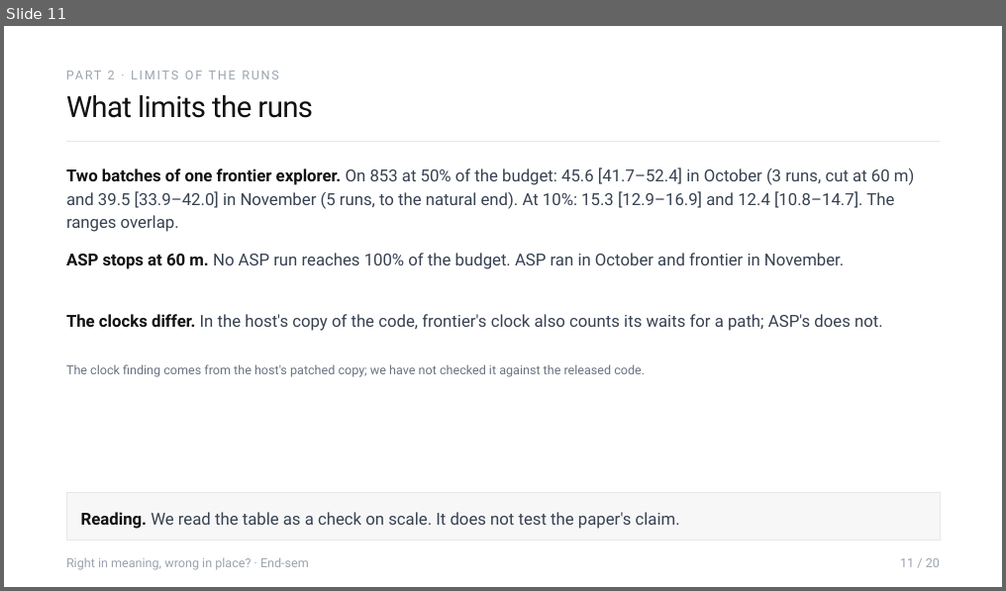
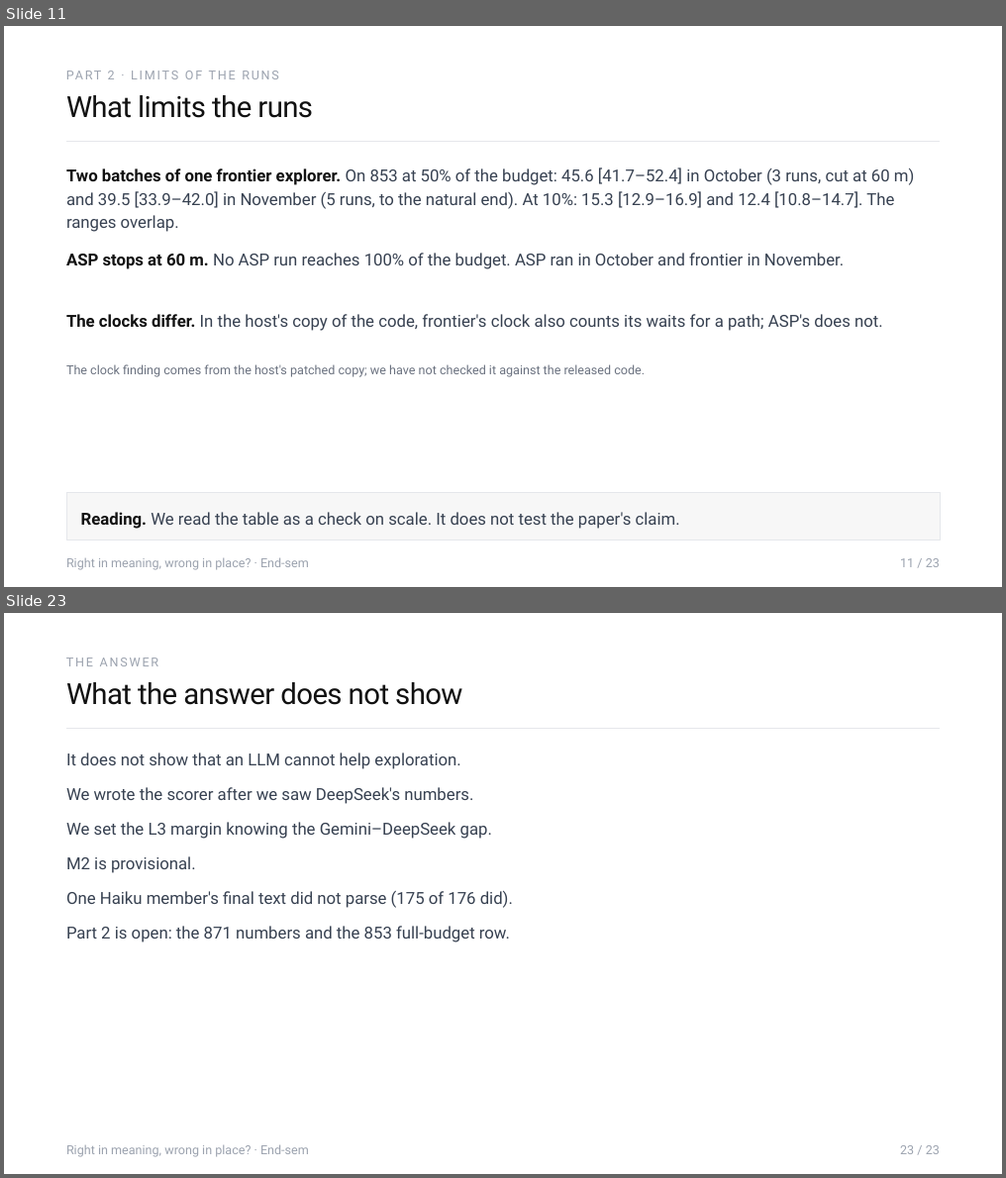
Before and after one commit to Sher110106/validity-aware-active-semantic-exploration, a slide deck: docs/endsem_2026-11/ASP_Endsem.pptx. Shown one above the other, each under a label of ours: slide 11 before the commit, slides 11 and 23 after it; the slides between them are not shown. The pictures are 1006x591 and 1006x1178 pixels, drawn with LibreOffice and Linux fonts; fonts in the diff are those of the drawing. Boxes give left, top, right and bottom in pixels: in the first picture for what was removed or moved away, otherwise in the second. Text is boxed around its words. In the diff, an @@ line names an element or a change of style, - is before the commit and + after.

```diff
--- a/docs/endsem_2026-11/ASP_Endsem.pptx
+++ b/docs/endsem_2026-11/ASP_Endsem.pptx
@@ slide 23 added at [4, 613, 1002, 1174], background #FFFFFF @@
@@ text added at [66, 658, 158, 666], 12 pt, text #9CA3AF @@
+THE ANSWER
@@ text added at [66, 682, 462, 705], 28 pt, text #111111 @@
+What the answer does not show
@@ line added from (66, 728) to (940, 728), #E5E7EB 0.5 pt @@
@@ text added at [66, 753, 460, 769], 16 pt, text #374151 @@
+It does not show that an LLM cannot help exploration.
@@ text added at [66, 787, 473, 804], 16 pt, text #374151 @@
+We wrote the scorer after we saw DeepSeek's numbers.
@@ text added at [66, 822, 492, 839], 16 pt, text #374151 @@
+We set the L3 margin knowing the Gemini–DeepSeek gap.
@@ text added at [66, 857, 196, 873], 16 pt, text #374151 @@
+M2 is provisional.
@@ text added at [66, 891, 513, 908], 16 pt, text #374151 @@
+One Haiku member's final text did not parse (175 of 176 did).
@@ text added at [66, 926, 510, 943], 16 pt, text #374151 @@
+Part 2 is open: the 871 numbers and the 853 full-budget row.
@@ text added at [66, 1145, 309, 1157], 12 pt, text #9CA3AF @@
+Right in meaning, wrong in place? · End-sem
@@ text added at [900, 1146, 940, 1155], 12 pt, text #9CA3AF @@
+23 / 23
@@ slide 11 changed as well @@
@@ text at [900, 559, 940, 568]: text changed @@
-11 / 20
+11 / 23
```
Also in this commit, not shown: 13 other slides changed, 11 other slides added, 7 slides removed, 7 other files.
